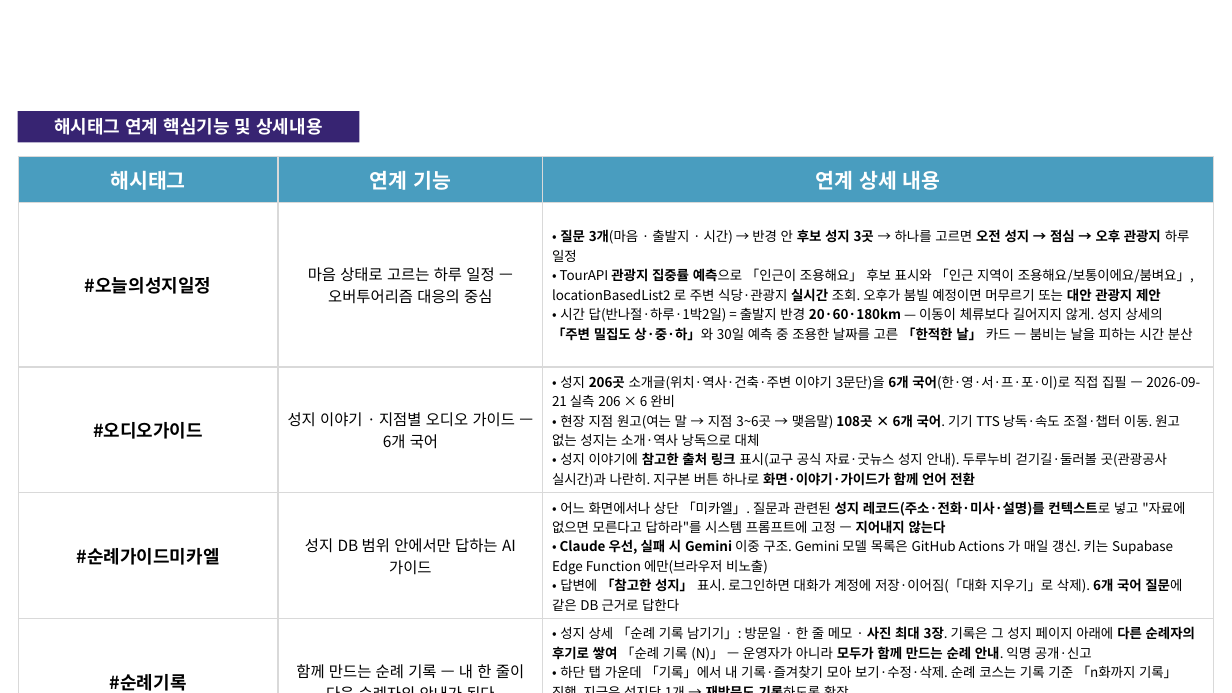
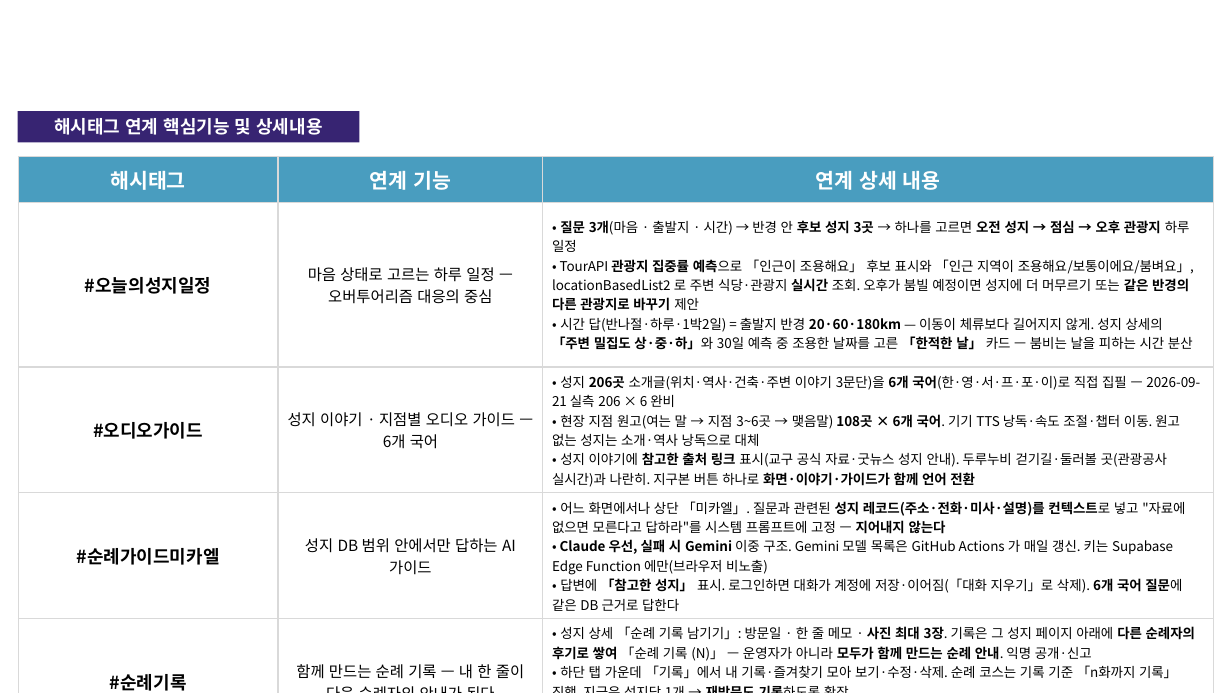
Before and after one commit to linkcontent7-huisun/visitholykorea, a slide deck: slide 4 of docs/10-product/공모전/원본-공모전제출/기능설명서_2026-09-21.pptx. Drawn at 1232x693 pixels with LibreOffice and Linux fonts; fonts in the diff are those of the drawing; background and template pictures are left out. Boxes give left, top, right and bottom in pixels: in the first picture for what was removed or moved away, otherwise in the second. Text is boxed around its words. In the diff, an @@ line names an element or a change of style, - is before the commit and + after.

```diff
--- a/docs/10-product/공모전/원본-공모전제출/기능설명서_2026-09-21.pptx
+++ b/docs/10-product/공모전/원본-공모전제출/기능설명서_2026-09-21.pptx
@@ table at (x1=18, y1=157, x2=1214, y2=693) @@
-row 2, column 3: • 질문 3개(마음 · 출발지 · 시간) → 반경 안 후보 성지 3곳 → 하나를 고르면 오전 성지 → 점심 → 오후 관광지 하루 일정 / • TourAPI 관광지 집중률 예측으로 「인근이 조용해요」 후보 표시와 「인근 지역이 조용해요/보통이에요/붐벼요」, locationBasedList2 로 주변 식당·관광지 실시간 조회. 오후가 붐빌 예정이면 머무르기 또는 대안 관광지 제안 / • 시간 답(반나절·하루·1박2일) = 출발지 반경 20·60·180km — 이동이 체류보다 길어지지 않게. 성지 상세의 「주변 밀집도 상·중·하」와 30일 예측 중 조용한 날짜를 고른 「한적한 날」 카드 — 붐비는 날을 피하는 시간 분산
+row 2, column 3: • 질문 3개(마음 · 출발지 · 시간) → 반경 안 후보 성지 3곳 → 하나를 고르면 오전 성지 → 점심 → 오후 관광지 하루 일정 / • TourAPI 관광지 집중률 예측으로 「인근이 조용해요」 후보 표시와 「인근 지역이 조용해요/보통이에요/붐벼요」, locationBasedList2 로 주변 식당·관광지 실시간 조회. 오후가 붐빌 예정이면 성지에 더 머무르기 또는 같은 반경의 다른 관광지로 바꾸기 제안 / • 시간 답(반나절·하루·1박2일) = 출발지 반경 20·60·180km — 이동이 체류보다 길어지지 않게. 성지 상세의 「주변 밀집도 상·중·하」와 30일 예측 중 조용한 날짜를 고른 「한적한 날」 카드 — 붐비는 날을 피하는 시간 분산
```
Also in this commit, not shown: 4 other slides changed, 4 other files.
